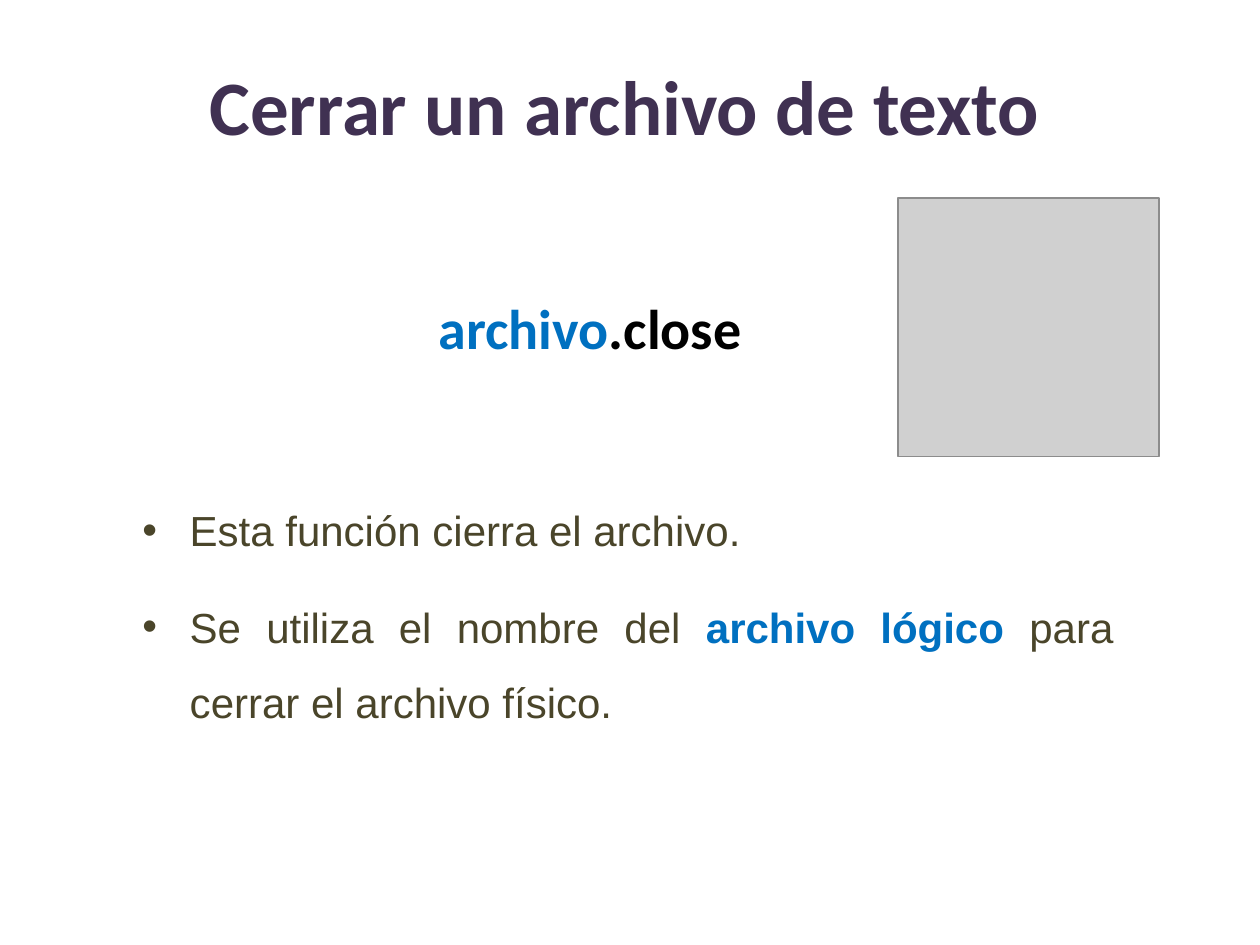
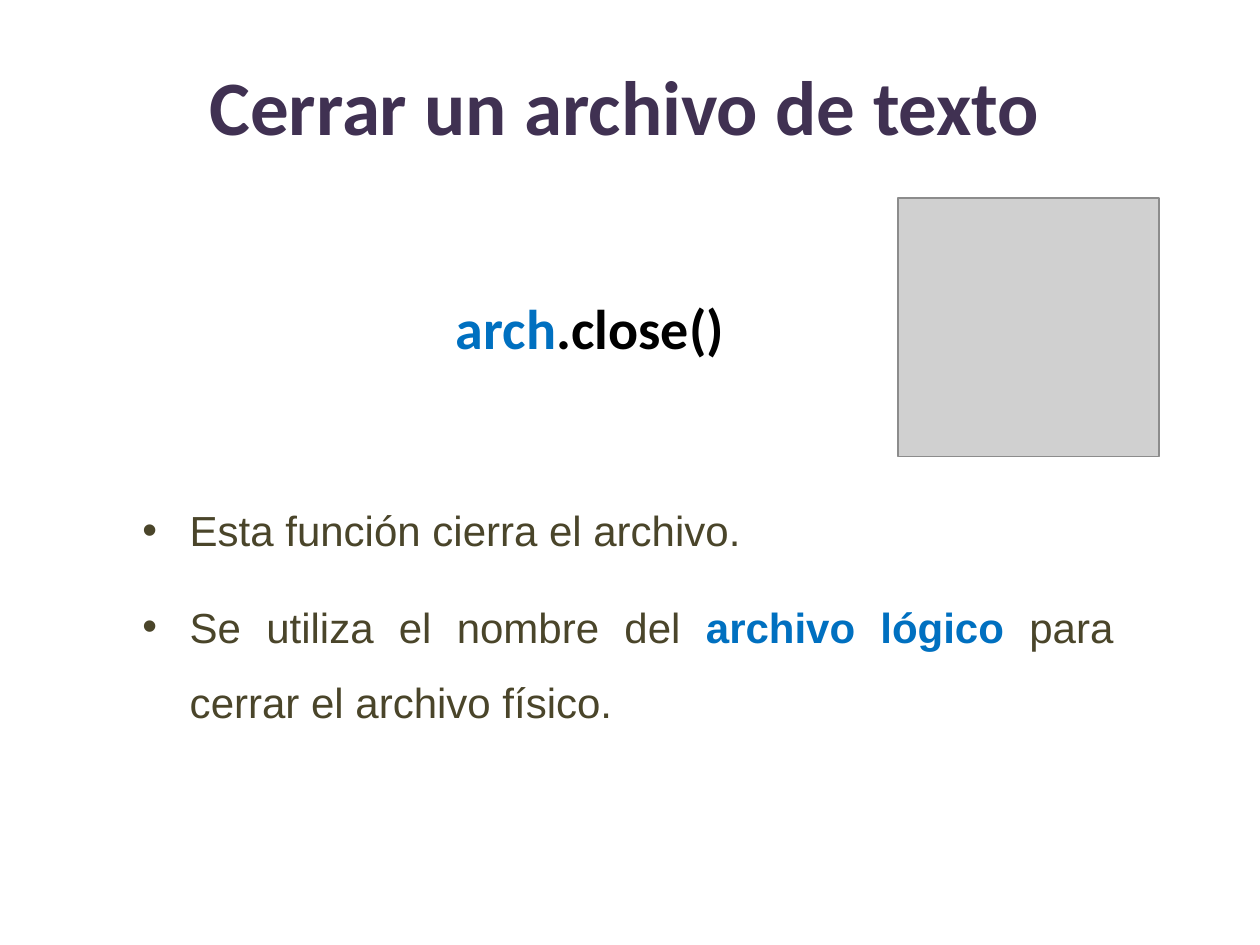
Before and after one commit to lizetheP/PensamientoC, a slide deck: slide 7 of calendario/documentos/10_Archivos.pptx. Drawn at 1260x945 pixels with LibreOffice and Linux fonts; fonts in the diff are those of the drawing; grey boxes stand for pictures. Boxes give left, top, right and bottom in pixels: in the first picture for what was removed or moved away, otherwise in the second. Text is boxed around its words. In the diff, an @@ line names an element or a change of style, - is before the commit and + after.

```diff
--- a/calendario/documentos/10_Archivos.pptx
+++ b/calendario/documentos/10_Archivos.pptx
@@ text at (x1=456, y1=307, x2=724, y2=358): text changed; text colour #0070C0 to #000000 @@
-archivo.close
+arch.close()
```
Also in this commit, not shown: 14 other slides changed, 4 other files.
